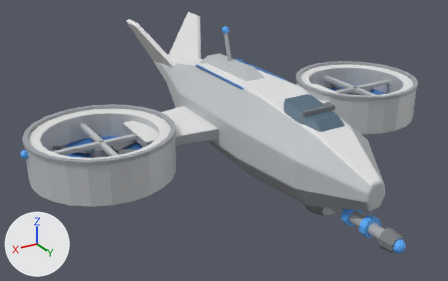
Renders of the glTF model game/models/lattice_gunship.glb from each side of a commit.
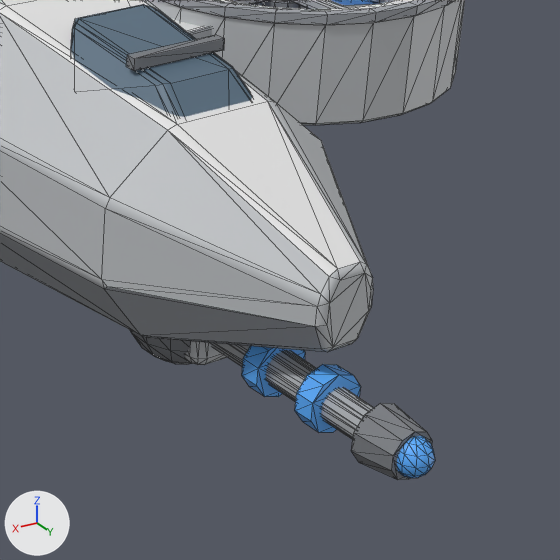
Old and new are each drawn whole from a camera (50 mm lens) standing at (1.789, 2.717, 1.419) and looking at (0.194, 0.057, 0.089) and again close up on the part from 58% to 100% of the width and 33% to 100% of the height. The lights are fixed; the arrows at lower left show +X, +Y and +Z. The last two pictures show the newer version. The close-ups show mesh edges as thin lines. Vertices at exactly the same position are counted once.

The scene before the commit, as lines of its bpy script (objects in view):
```python
me_body = bpy.data.meshes.new('Body')
me_body.from_pydata(...)  # 1800 vertices, 3420 faces; spans x -1.24..1.24, y -1.14..1.2, z -0.12..0.63
me_body.materials.append(mat_defaultmaterial)
ob_body = bpy.data.objects.new('Body', me_body)
ob_body.location = (0.0, 0.0, 0.0)
```
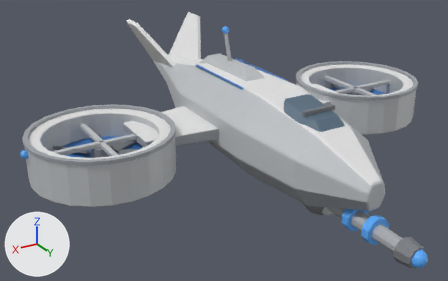
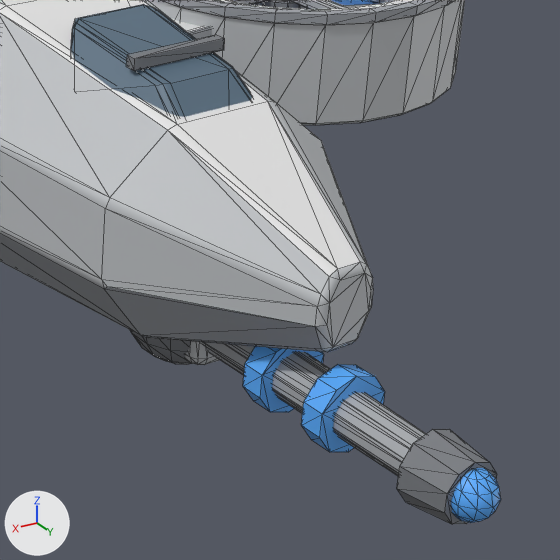
Patch to the scene script:
```diff
--- a/game/models/lattice_gunship.glb.py
+++ b/game/models/lattice_gunship.glb.py
@@ me_body @@
 # used by ob_body; location = (0.0, 0.0, 0.0)
-me_body.from_pydata(...)  # 1800 vertices, 3420 faces; spans x -1.24..1.24, y -1.14..1.2, z -0.12..0.63
+me_body.from_pydata(...)  # 1800 vertices, 3420 faces; spans x -1.24..1.24, y -1.14..1.32, z -0.12..0.63
+# me_body part 1: the loose piece of 60 vertices spanning x -0.03..0.03, y 0.72..1.12, z -0.06..0.01 is scaled about its middle by (1.3, 1.25, 1.28), then moved by (0.0, 0.05, 0.0)
+# me_body part 2: the loose piece of 20 vertices spanning x -0.05..0.05, y 0.86..0.89, z -0.07..0.02 is scaled about its middle by (1.3, 1.14, 1.3), then moved by (0.0, 0.02, 0.0)
+# me_body part 3: the loose piece of 20 vertices spanning x -0.05..0.05, y 0.98..1.01, z -0.07..0.02 is scaled about its middle by (1.3, 1.14, 1.3), then moved by (0.0, 0.03, 0.0)
+# me_body part 4: the loose piece of 20 vertices spanning x -0.05..0.05, y 1.1..1.17, z -0.08..0.02 is moved by (0.0, 0.11, 0.0)
+# me_body part 5: 52 of 1800 vertices moved; they spanned x -0.03..0.03, y 1.14..1.2, z -0.06..0.0 and now span x -0.04..0.04, y 1.24..1.32, z -0.07..0.01; mean shift (0.0, 0.11, 0.0); largest move (0.02, 1.17, 0.0) -> (0.01, 1.3, -0.06)
 me_body.materials.append(mat_defaultmaterial)
```

Where the change shows, as pixel boxes [x1, y1, x2, y2] in the close-ups (560 x 560 px; the box of a moved part takes in the faces that stretch with it):
'Body', reshaped
    before: [0, 0, 465, 480]
    after: [0, 0, 501, 524]
part 1 of me_body, moved or reshaped
    before: [209, 343, 374, 439]
    after: [201, 342, 425, 476]
part 2 of me_body, moved or reshaped
    before: [242, 346, 305, 397]
    after: [243, 346, 324, 412]
part 3 of me_body, moved or reshaped
    before: [295, 364, 360, 433]
    after: [301, 364, 385, 452]
part 4 of me_body, moved or reshaped
    before: [352, 403, 432, 480]
    after: [397, 429, 496, 524]
part 5 of me_body, moved or reshaped
    before: [397, 436, 435, 478]
    after: [451, 468, 501, 523]
